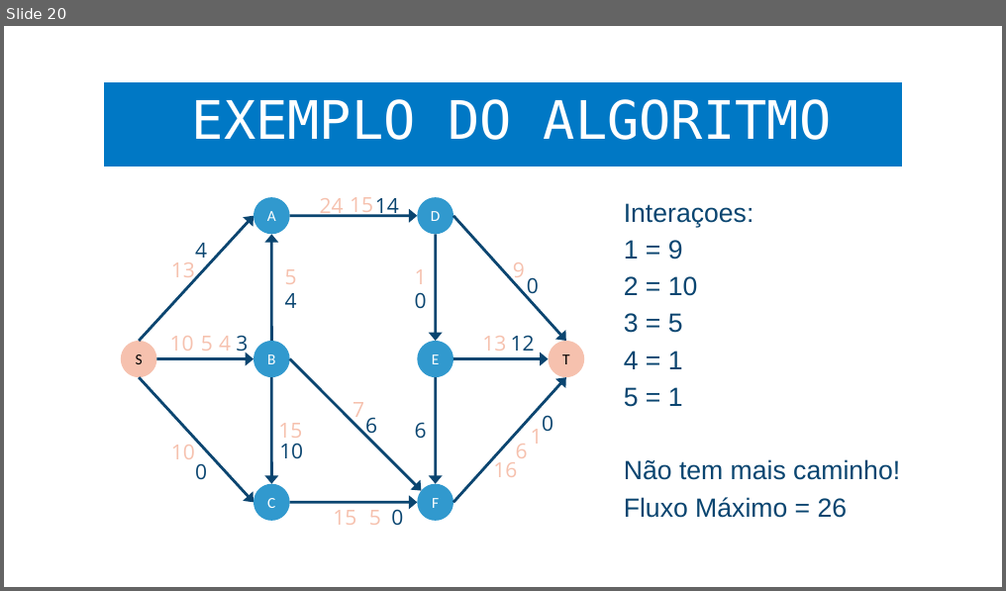
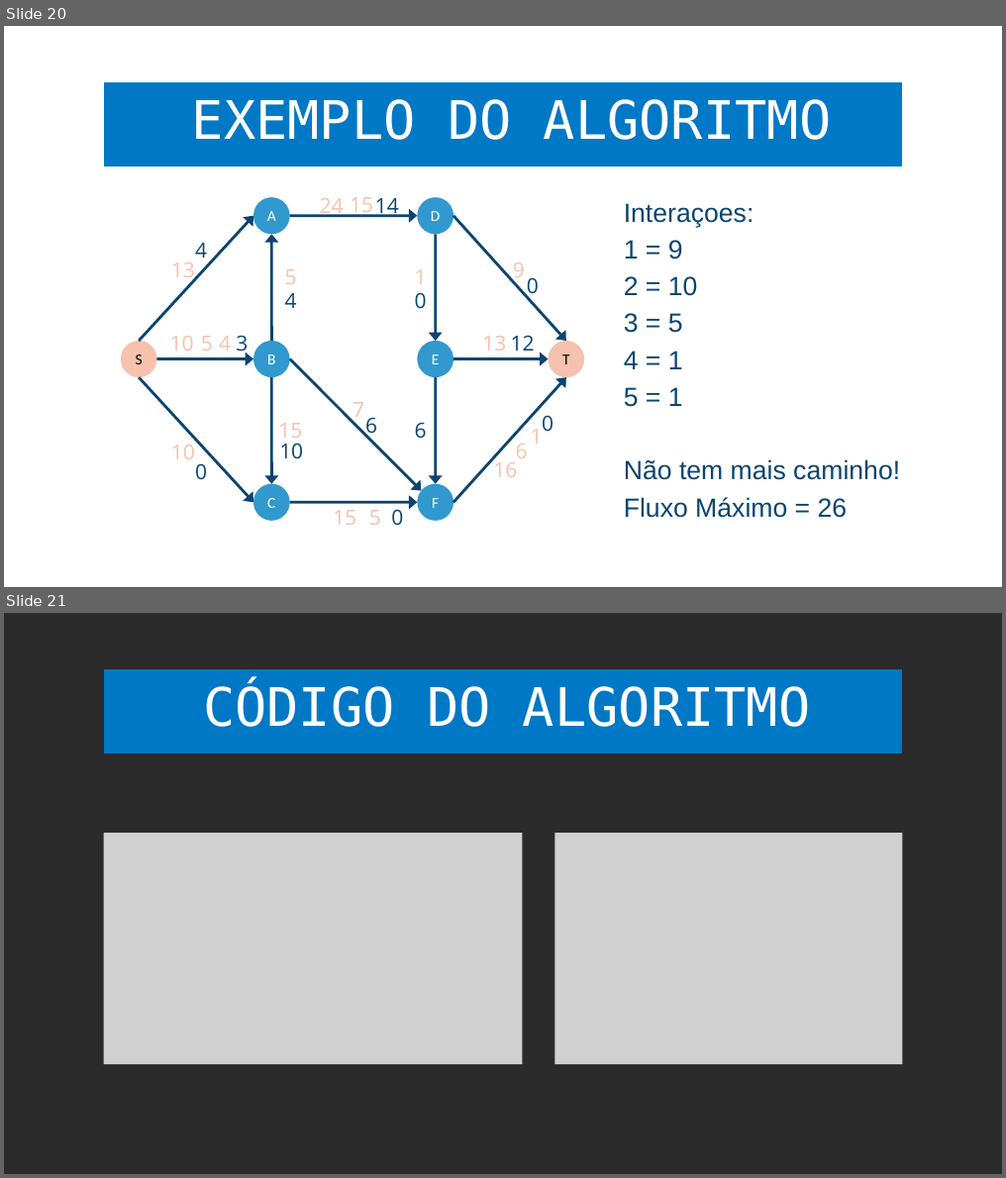
Before and after one commit to jair-ferreira-rodrigues-neto/seminario-grafos, a slide deck: docs/slides/Slides.pptx. Shown one above the other, each under a label of ours: slide 20 before the commit, slides 20 and 21 after it. The pictures are 1006x591 and 1006x1178 pixels, drawn with LibreOffice and Linux fonts; fonts in the diff are those of the drawing; grey boxes stand for pictures; background and template pictures are left out; a plain dark background stands for a picture behind light text. Boxes give left, top, right and bottom in pixels: in the first picture for what was removed or moved away, otherwise in the second. Text is boxed around its words. In the diff, an @@ line names an element or a change of style, - is before the commit and + after.

```diff
--- a/docs/slides/Slides.pptx
+++ b/docs/slides/Slides.pptx
@@ slide 21 added at (4,613,1002,1174), background picture (left out) @@
@@ group added at (104,668,903,1064): 2 pictures, 1 freeform shape, 1 text @@
+CÓDIGO DO ALGORITMO
```
Also in this commit, not shown: 5 slides changed, 4 other slides added, 5 slides removed.
